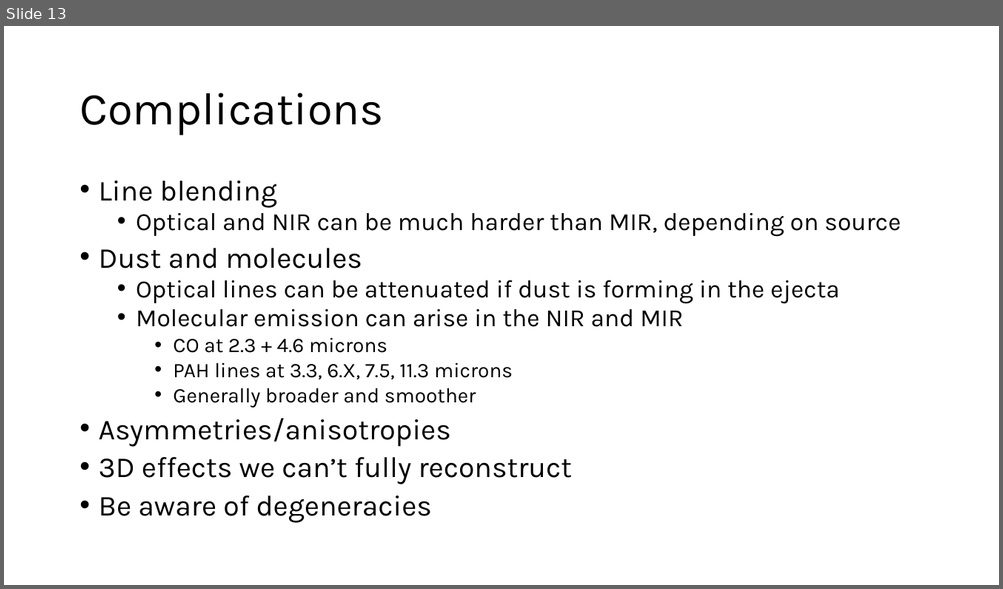
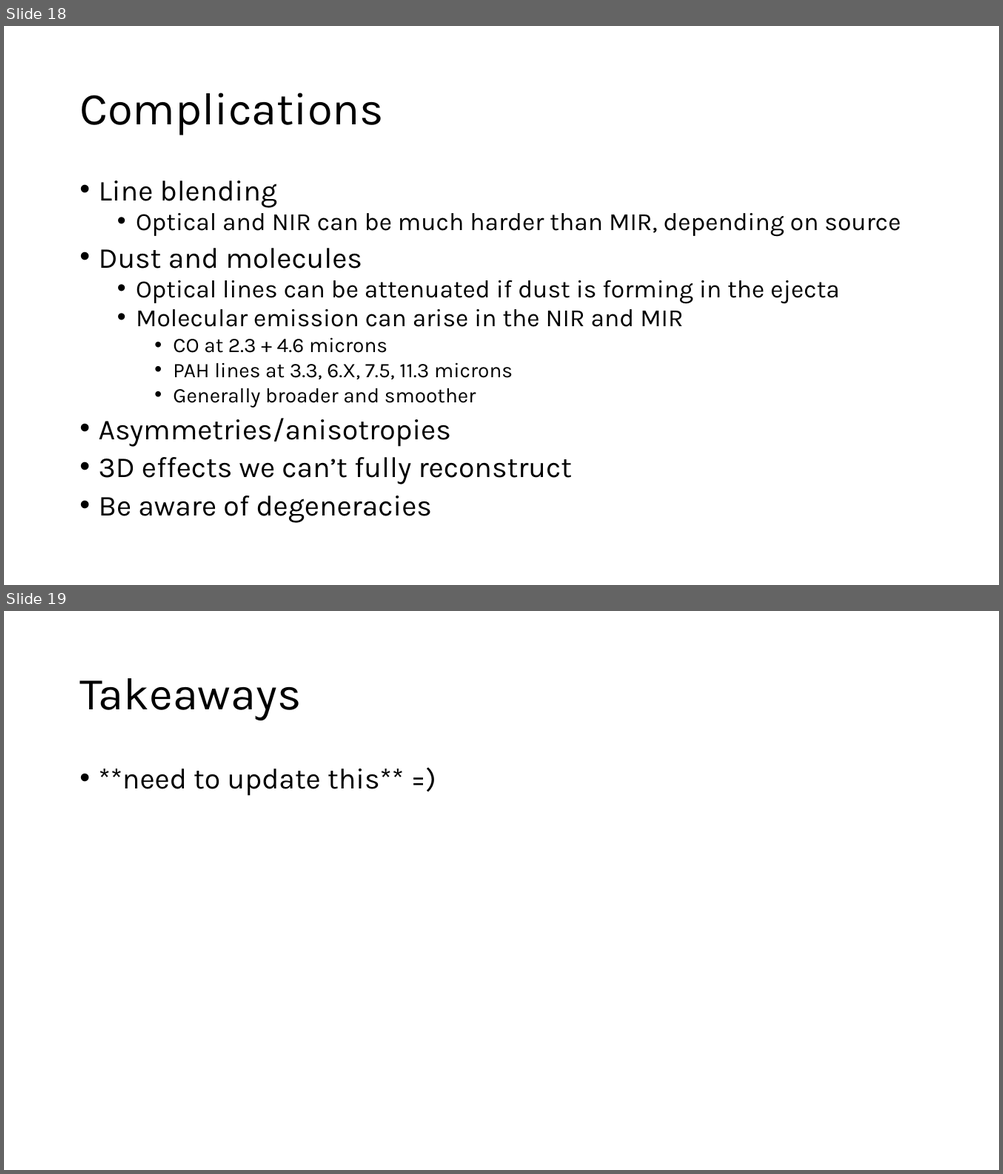
Before and after one commit to lindseykwok/AstroNuc2026_practical_session, a slide deck: practical_session_slides.pptx. Shown one above the other, each under a label of ours: slide 13 before the commit, slides 18 and 19 after it. The pictures are 1003x589 and 1003x1174 pixels, drawn with LibreOffice and Linux fonts; fonts in the diff are those of the drawing. Boxes give left, top, right and bottom in pixels: in the first picture for what was removed or moved away, otherwise in the second. Text is boxed around its words. In the diff, an @@ line names an element or a change of style, - is before the commit and + after.

```diff
--- a/practical_session_slides.pptx
+++ b/practical_session_slides.pptx
@@ slide 19 added at [4,611,999,1170], background #FFFFFF @@
@@ title added at [79,678,301,721], 44 pt, text #000000 @@
+Takeaways
@@ text added at [99,769,404,796], 28 pt, text #000000 @@
+• **need to update this** =)
@@ what was slide 13 is now slide 18 @@
```
Also in this commit, not shown: 2 slides changed, 5 other slides added, 1 slide removed, 2 other files.
